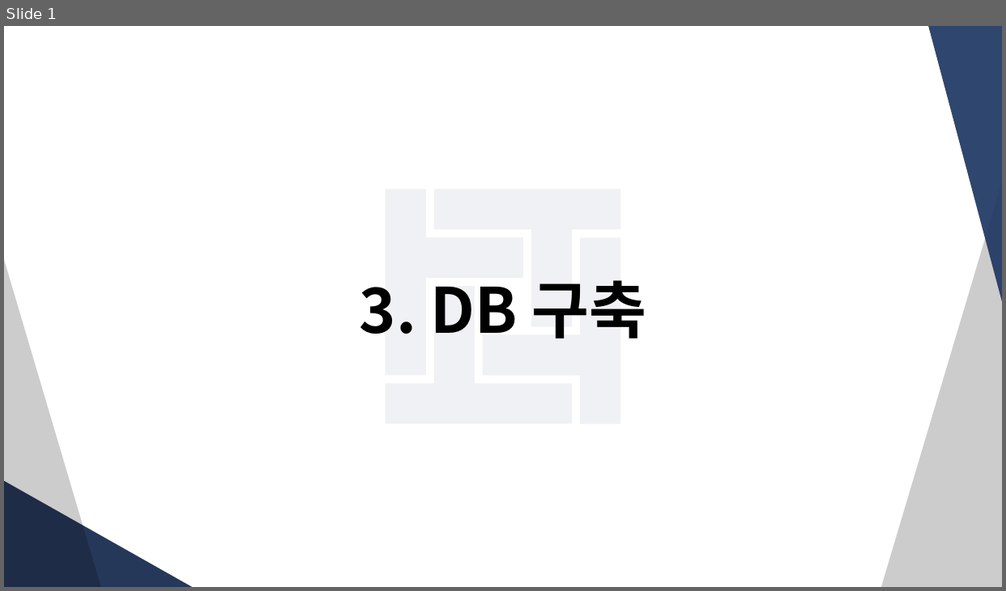
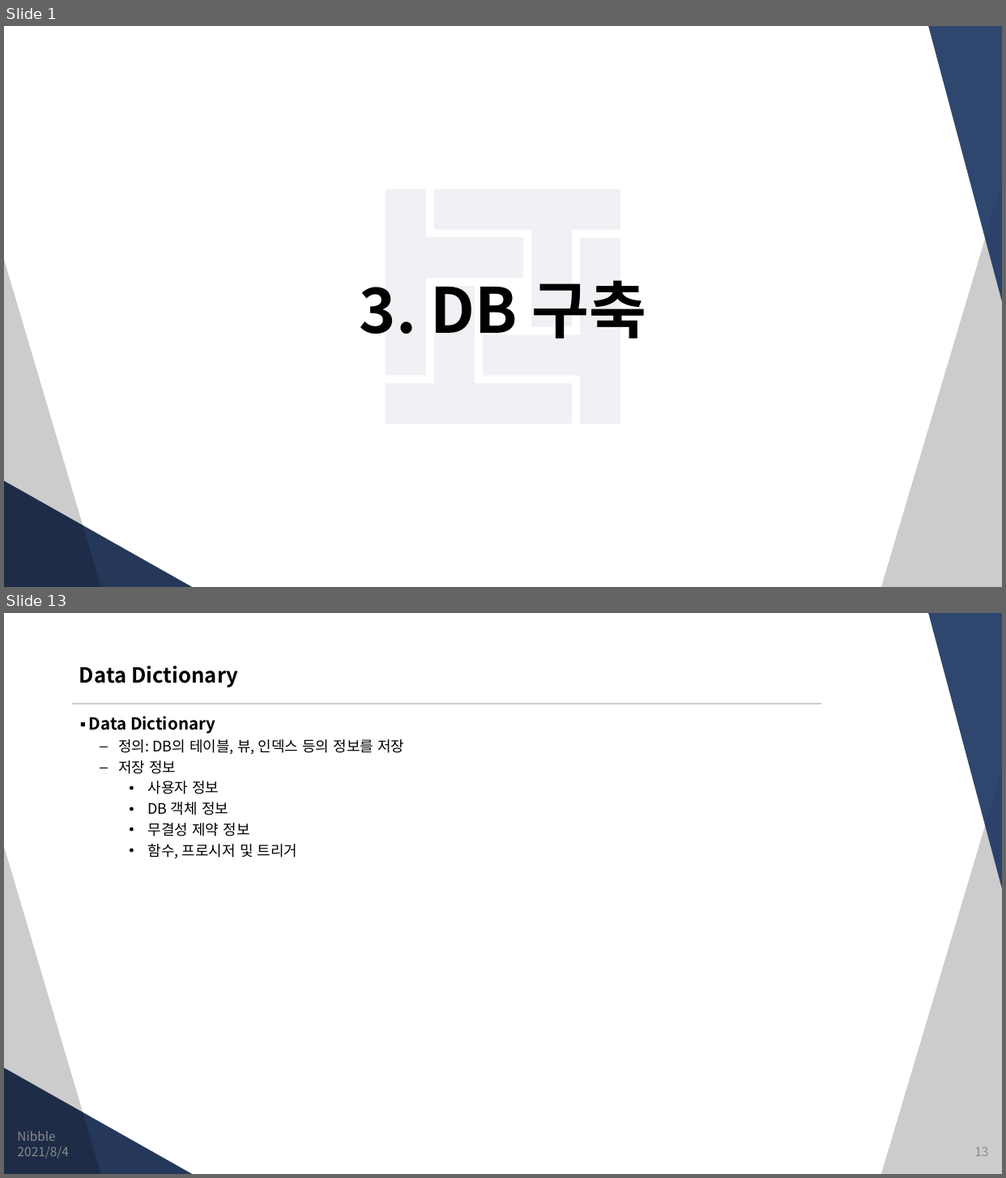
Before and after one commit to JungSangHyeon/2021-TIL, a slide deck: 정보처리기사/3. DB 구축.pptx. Shown one above the other, each under a label of ours: slide 1 before the commit, slides 1 and 13 after it; the slides between them are not shown. The pictures are 1006x591 and 1006x1178 pixels, drawn with LibreOffice and Linux fonts; fonts in the diff are those of the drawing. Boxes give left, top, right and bottom in pixels: in the first picture for what was removed or moved away, otherwise in the second. Text is boxed around its words. In the diff, an @@ line names an element or a change of style, - is before the commit and + after.

```diff
--- a/정보처리기사/3. DB 구축.pptx
+++ b/정보처리기사/3. DB 구축.pptx
@@ slide 13 added at <box>4,613,1002,1174</box>, background #FFFFFF; not listed: 4 template elements that a slide beside it also shows @@
@@ title added at <box>79,666,238,688</box>, 20 pt, text #000000, bold @@
+Data Dictionary
@@ line added from (72, 704) to (821, 704), #CCCCCC 1.5 pt @@
@@ text added at <box>89,716,404,859</box>, 14 pt, text #000000 @@
+▪ Data Dictionary
+  – 정의: DB의 테이블, 뷰, 인덱스 등의 정보를 저장
+  – 저장 정보
+    • 사용자 정보
+    • DB 객체 정보
+    • 무결성 제약 정보
+    • 함수, 프로시저 및 트리거
@@ text added at <box>17,1131,55,1141</box>, 12 pt, text #8C8C8C @@
+Nibble
@@ text added at <box>18,1147,69,1159</box>, 12 pt, text #8C8C8C @@
+2021/8/4
@@ page number added at <box>974,1148,988,1157</box>, 12 pt, text #8C8C8C @@
+13
```
Also in this commit, not shown: 7 slides changed, 9 other slides added.
